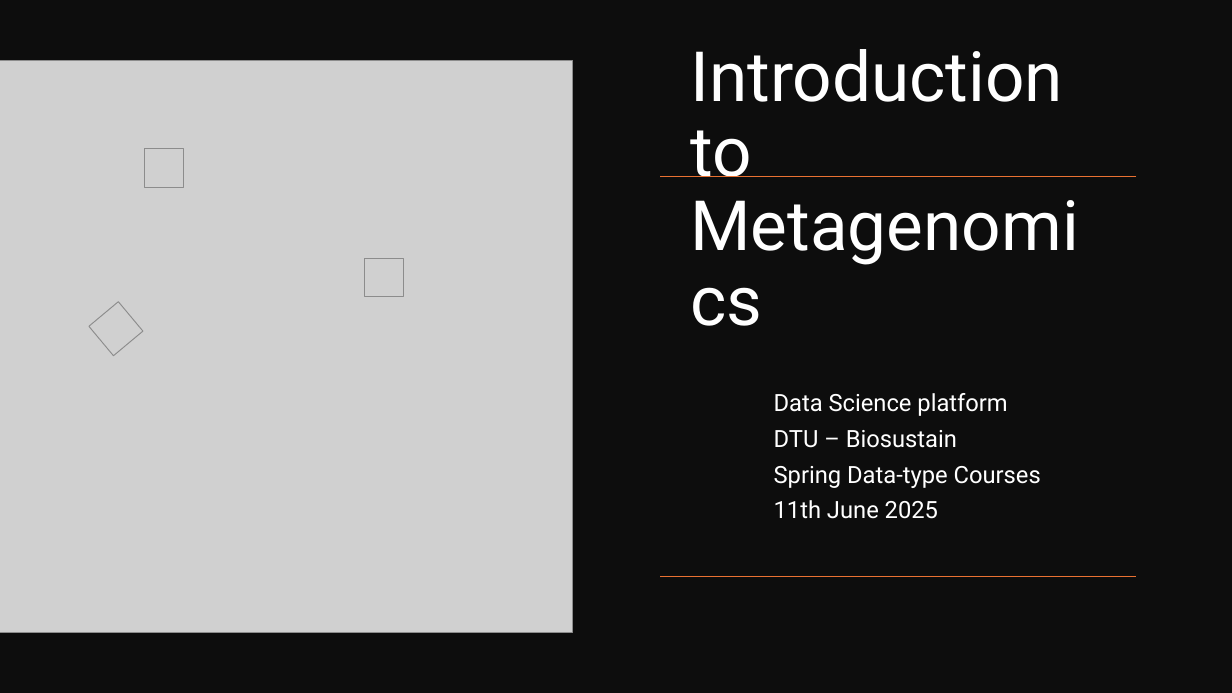
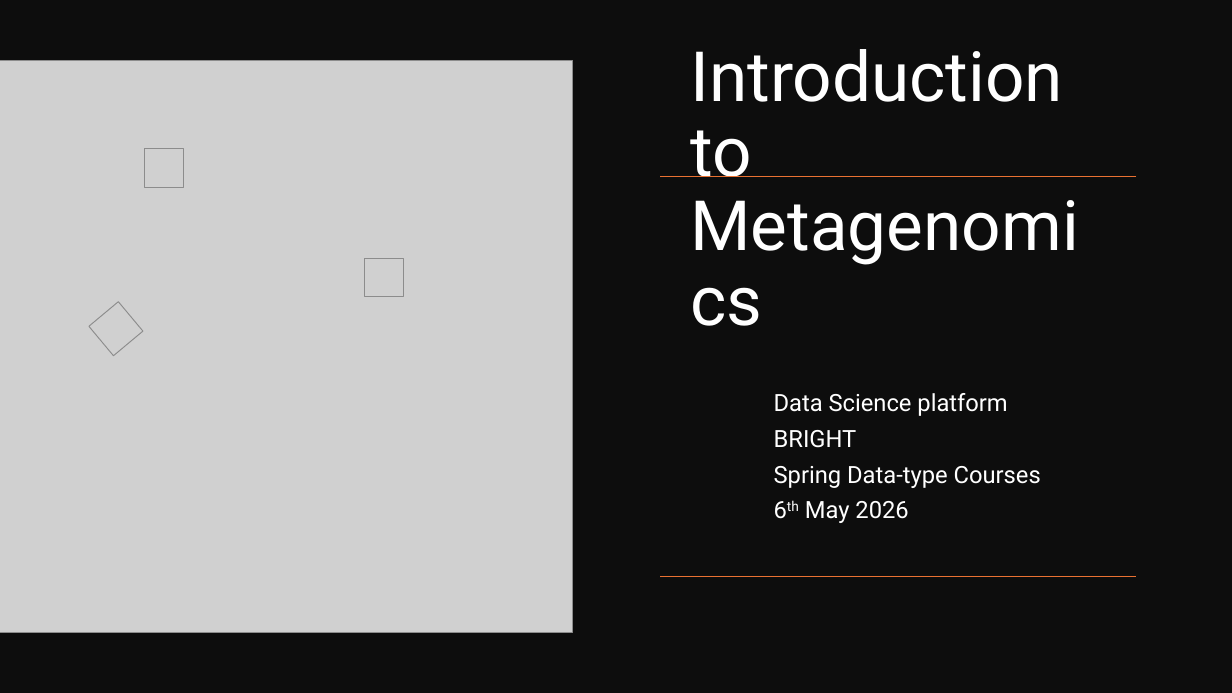
Before and after one commit to biosustain/dsp_metagenomics_training, a slide deck: slide 1 of course_contents/IntroMetagenomics.pptx. Drawn at 1232x693 pixels with LibreOffice and Linux fonts; fonts in the diff are those of the drawing; grey boxes stand for pictures. Boxes give left, top, right and bottom in pixels: in the first picture for what was removed or moved away, otherwise in the second. Text is boxed around its words. In the diff, an @@ line names an element or a change of style, - is before the commit and + after.

```diff
--- a/course_contents/IntroMetagenomics.pptx
+++ b/course_contents/IntroMetagenomics.pptx
@@ subtitle at (774, 430, 857, 448): text changed @@
-DTU – Biosustain
+BRIGHT
@@ subtitle at (805, 501, 908, 523): text changed @@
-11th June 2025
+6th May 2026
```
Also in this commit, not shown: 7 other slides changed, 1 other file.
